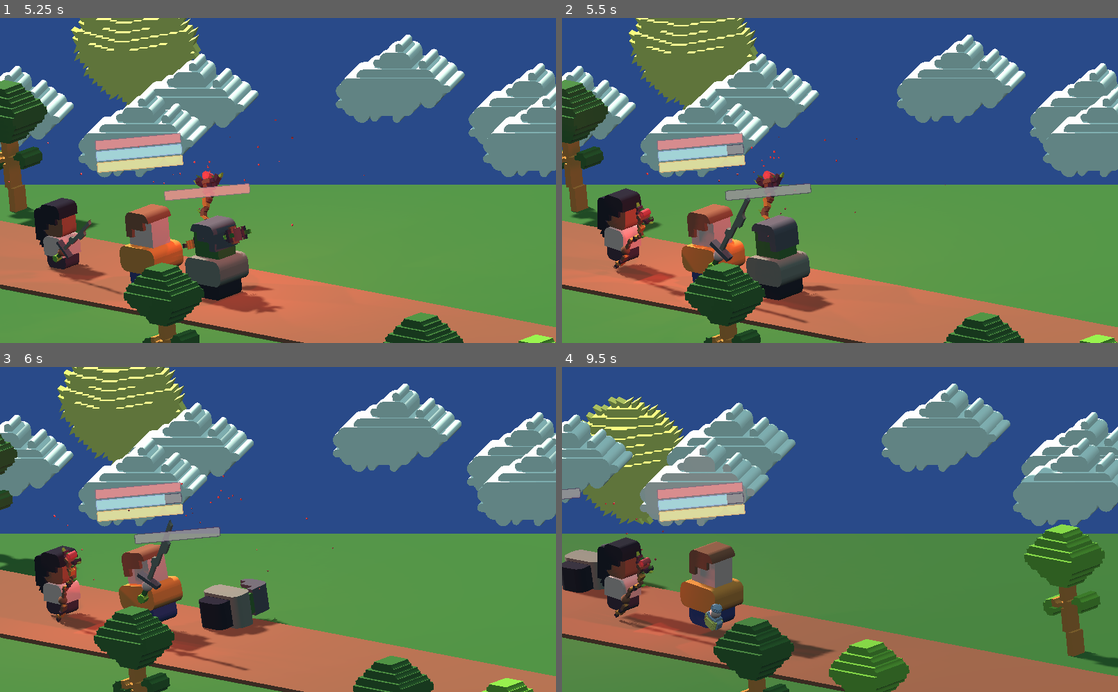
Above: before the commit, frames 1-4 (two rows, left to right).
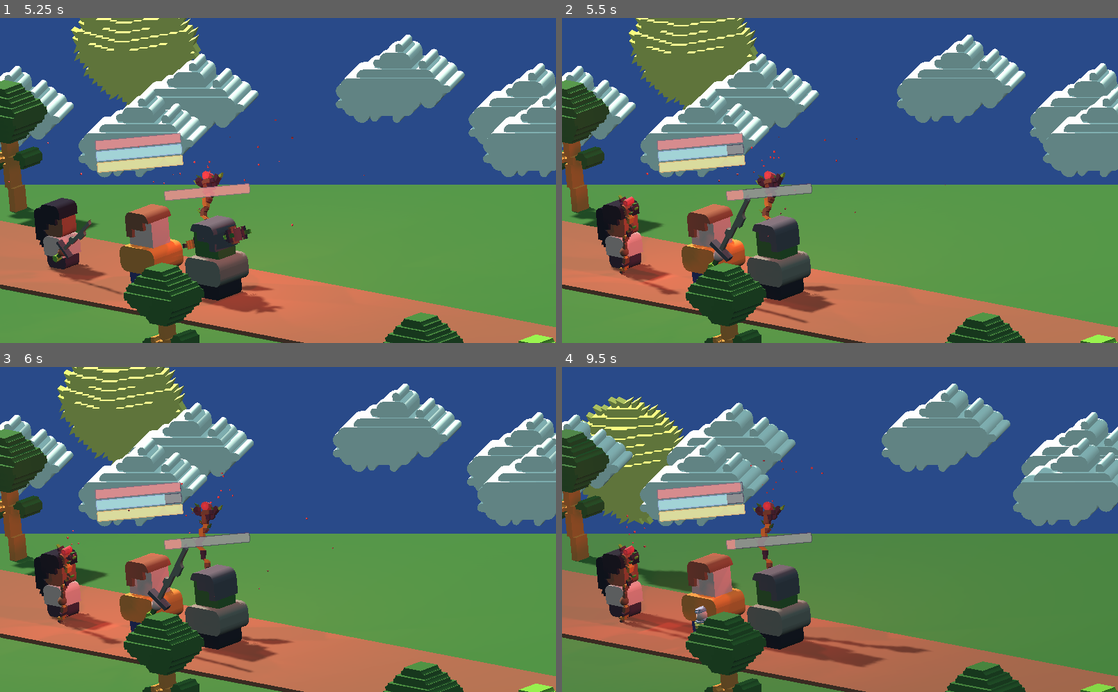
Above: after the commit, the same moments.

Repository: matt-cles/item-assistant
Game: Godot game, scene res://scenes/Main.tscn
Same seed, same stepped clock (60 frames per second), same inputs: the game is played once before the commit and once after it.
Inputs:
- Up to frame 1 (5.25 s): click "Start Game" at 0.5 s; tap Enter (ui_accept) at 1.25, 1.52, 2.27, 3.77, 4.52 s; hold Right (ui_right) 1.28-2.03 s; hold Left (ui_left) 2.03-2.78 s; hold Right (ui_right) 2.78-4.28 s; hold Left (ui_left) from 4.28 s (still down)
- Up to frame 2 (5.5 s): keep holding Left (ui_left); tap Enter (ui_accept) at 5.27 s
- Up to frame 3 (6 s): keep holding Left (ui_left)
- Up to frame 4 (9.5 s): release Left (ui_left) at 6.53 s; hold Right (ui_right) 6.53-8.78 s; tap Enter (ui_accept) at 6.77, 7.52, 8.27 s; hold Left (ui_left) from 8.78 s (still down)

Frame 1 is identical in both runs. In frame 2, 2.7% of the frame differs, in the area x 0-100%, y 19-100%; in frame 3, 13%; in frame 4, 18%.

Commit message:
add different damages for different characters

Diff:
--- a/scripts/Enemy.gd
+++ b/scripts/Enemy.gd
@@ -14,6 +14,7 @@
 var health:float
 var weapon:Item
 
+var type:int
 var types = [
 	{
 		'resistances': [Item.DAMAGE_TYPES.ICE, Item.DAMAGE_TYPES.PIERCE],
@@ -40,7 +41,7 @@
 	initialize()
 
 func initialize():
-	var type = randi() % len(types)
+	type = randi() % len(types)
 	for mesh in $pivot/Meshes.get_children():
 		mesh.visible = false
 	for mesh in $pivot/RightHand/HandMeshes.get_children():
@@ -49,7 +50,7 @@
 	$pivot/RightHand/HandMeshes.get_child(type).visible = true
 	move_speed = 2
 	dead = false
-	health = 100 * level / 10.0
+	health = 90 + 10 * level
 	$StatusBars/HealthBarSprite/Viewport/HealthBar.max_value = health
 	$StatusBars/HealthBarSprite/Viewport/HealthBar.value = health
 	damage_ratio = level / 10.0
@@ -81,8 +82,14 @@
 		events.emit_signal("damage_hero", damage)
 		events.emit_signal("hero_turn")
 
-func take_damage(damage, damage_tyoe=Item.DAMAGE_TYPES.NONE):
-	health = health - damage
+func take_damage(damage, damage_type=Item.DAMAGE_TYPES.NONE):
+	if damage_type in types[type].resistances:
+		print('Resist!')
+		damage *= .25
+	elif damage_type in types[type].weaknesses:
+		print('Effective!')
+		damage *= 4
+	health -= damage
 	$StatusBars/HealthBarSprite/Viewport/HealthBar.value = health
 	if health <= 0:
 		$AnimationPlayer.play("die")
--- a/scripts/Hero.gd
+++ b/scripts/Hero.gd
@@ -93,7 +93,7 @@
 			if mana >= current_item.mana_cost and stamina >= current_item.stamina_cost:
 				$AnimationPlayer.play("attack")
 				yield($AnimationPlayer, "animation_finished")
-				events.emit_signal("damage_enemy", current_item.damage)
+				events.emit_signal("damage_enemy", current_item.damage, current_item.damage_type)
 				modify_mana(-current_item.mana_cost)
 				modify_stamina(-current_item.stamina_cost)
 			else:
